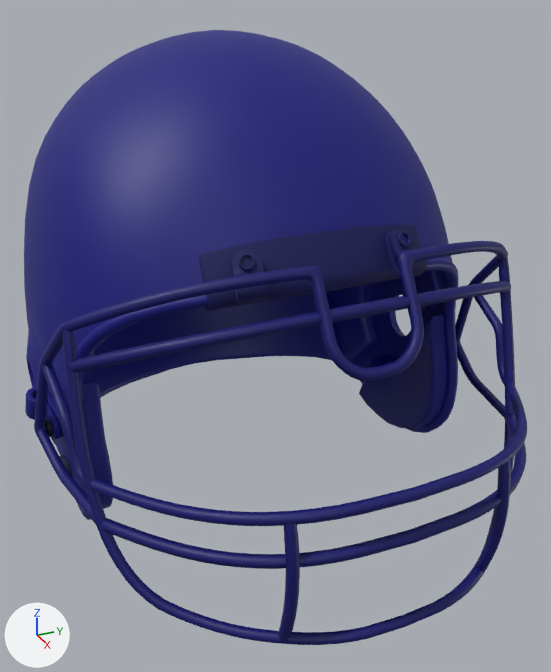
Two versions of the OBJ model assets/helmet.obj, one commit apart.
Before and after are seen from a 50 mm lens placed at (7.56, -3.0, 5.75), pointed at (0.58, 0.13, 2.26). Arrows for +X, +Y and +Z are at lower left; the lights stay in place. Where no turn or scale is listed for an object, it has been applied to the vertices. Vertices at the same position are counted once.

Objects in the first picture: 'football_helmet', 'helmet_spokes_football_helmet.001', 'helmet_topgaurd_football_helmet.004'.
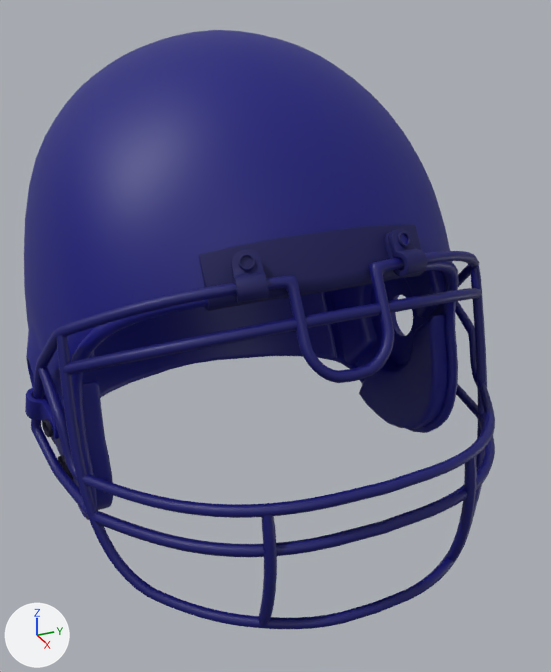
Where the change shows, as pixel boxes (x1, y1, x2, y2) in the pictures (551 x 672 px):
'helmet_spokes_football_helmet.001', mesh moved
    before: (34, 241, 527, 645)
    after: (31, 251, 495, 629)

Patch to the scene script:
```diff
--- a/assets/helmet.obj.py
+++ b/assets/helmet.obj.py
@@ me_helmet_spokes_football_helmet_001 @@
 me_helmet_spokes_football_helmet_001.from_pydata(...)  # 1806 vertices, 1776 faces; spans x 0.67..3.58, y -2.52..2.52, z 0.77..3.78
 # used by ob_helmet_spokes_football_helmet_001; location = (0.0, 0.0, 0.0)
+# me_helmet_spokes_football_helmet_001 part 1: the whole mesh is moved by (-0.42, 0.0, -0.22)
 me_helmet_spokes_football_helmet_001.materials.append(mat_spokes)
```
